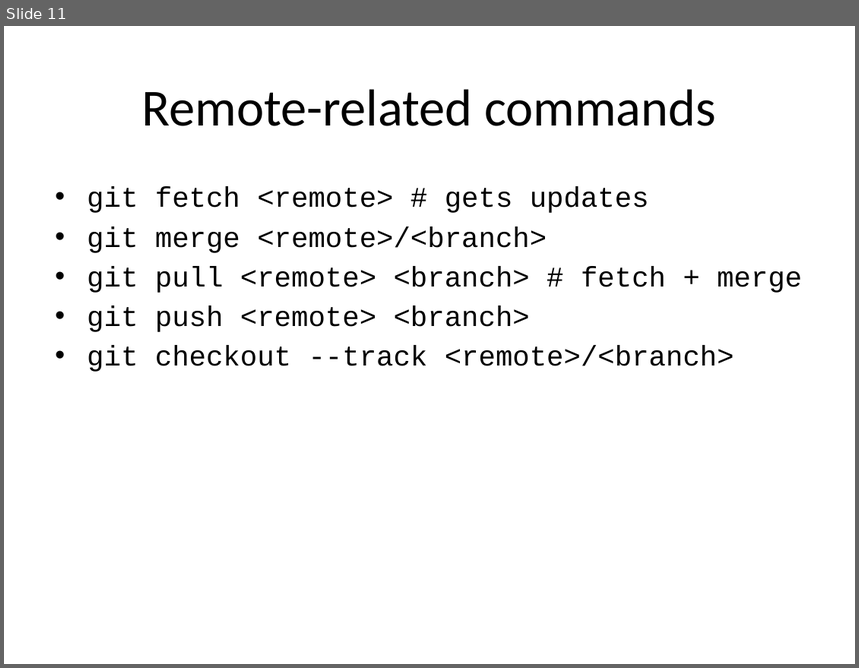
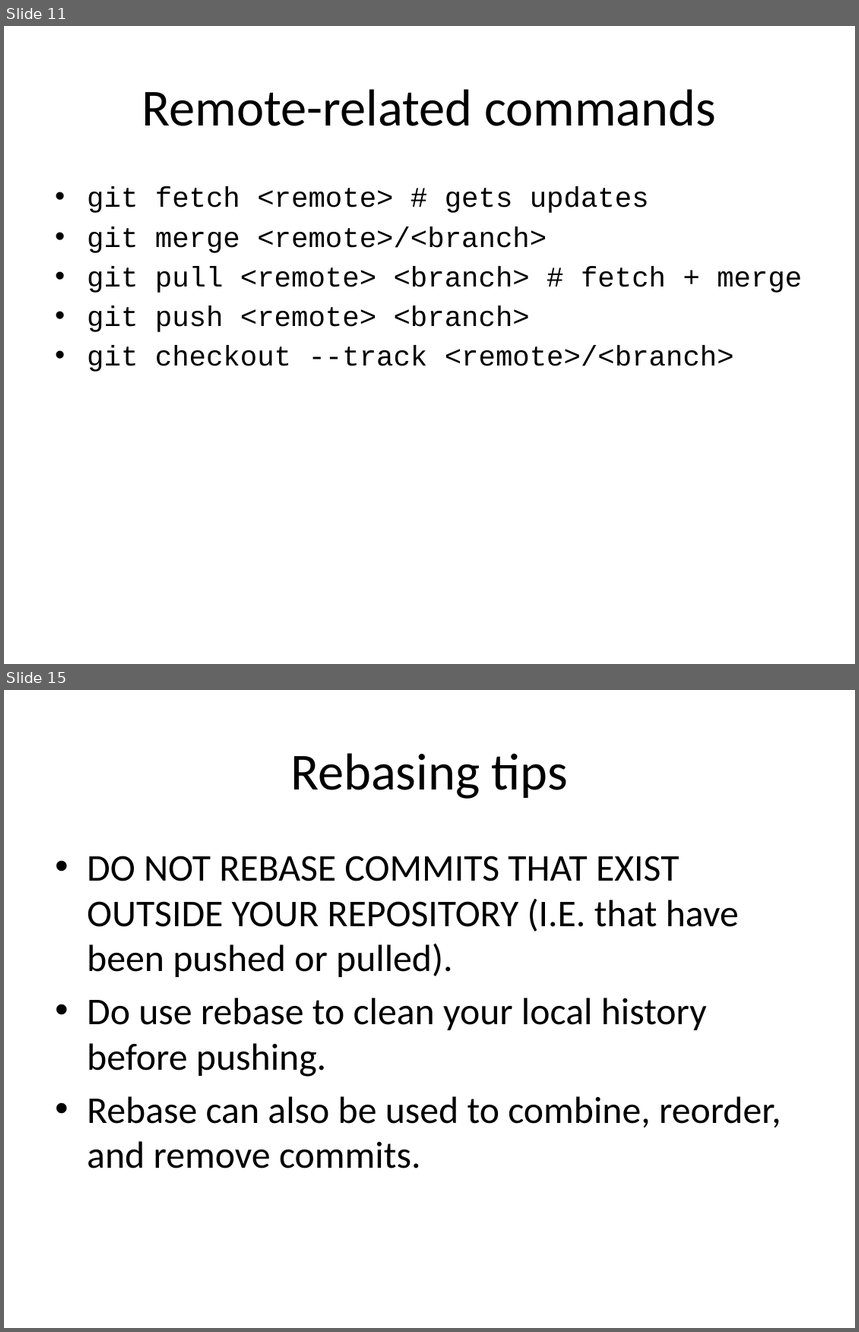
Before and after one commit to nuitrcs/intermediate-git-workshop, a slide deck: Intermediate Git and GitHub.pptx. Shown one above the other, each under a label of ours: slide 11 before the commit, slides 11 and 15 after it; the slides between them are not shown. The pictures are 859x668 and 859x1332 pixels, drawn with LibreOffice and Linux fonts; fonts in the diff are those of the drawing; background and template pictures are left out. Boxes give left, top, right and bottom in pixels: in the first picture for what was removed or moved away, otherwise in the second. Text is boxed around its words. In the diff, an @@ line names an element or a change of style, - is before the commit and + after.

```diff
--- a/Intermediate Git and GitHub.pptx
+++ b/Intermediate Git and GitHub.pptx
@@ slide 15 added at bbox=[4, 690, 855, 1328], background picture (left out) @@
@@ title added at bbox=[291, 753, 569, 799], 44 pt, text #000000 @@
+Rebasing tips
@@ text added at bbox=[87, 856, 781, 1169], 32 pt, text #000000 @@
+• DO NOT REBASE COMMITS THAT EXIST OUTSIDE YOUR REPOSITORY (I.E. that have been pushed or pulled).
+• Do use rebase to clean your local history before pushing.
+• Rebase can also be used to combine, reorder, and remove commits.
@@ page number added at bbox=[614, 1281, 813, 1315], 12 pt, text #FFFFFF @@
+14
```
Also in this commit, not shown: 3 slides changed, 11 other slides added.
